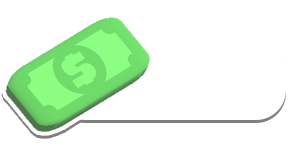
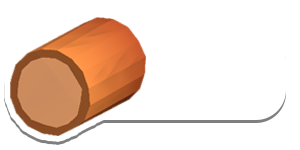
Comparing the layer stacks of the two 300x150 images. Changes:
added layer "Слой 3" in group "Группа 1" over (10, 17, 146, 136)
hid "Слой 2" over (5, 17, 151, 132)
